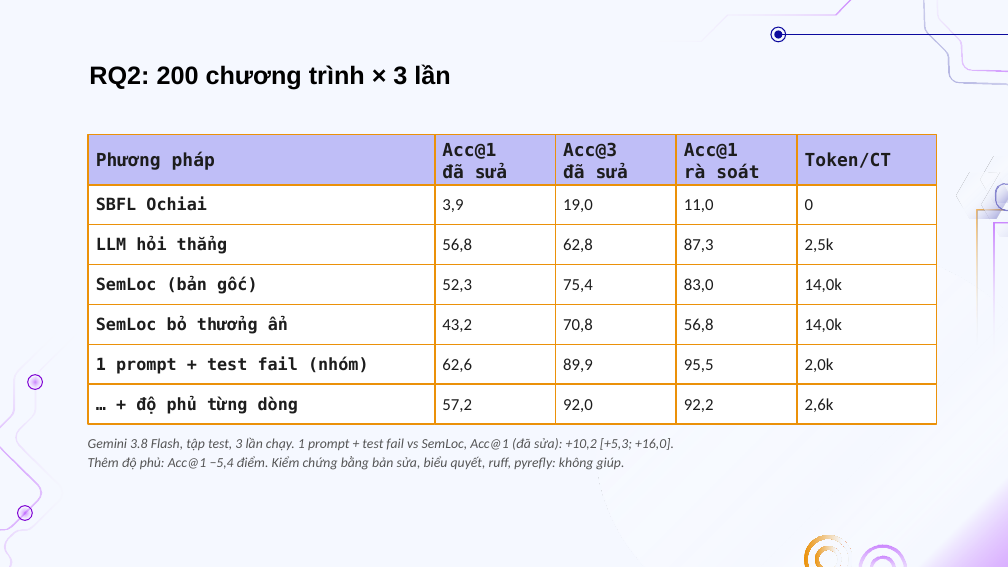
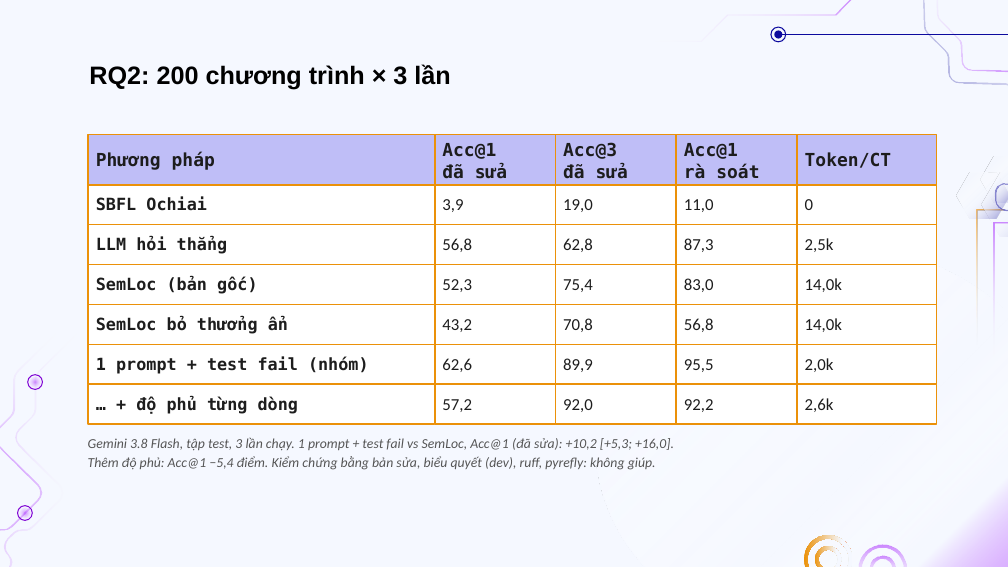
Before and after one commit to doanan293/grounded-or-guessed, a slide deck: slide 5 of docs/presentation/bao-cao-lan-2.pptx. Drawn at 1008x567 pixels with LibreOffice and Linux fonts; fonts in the diff are those of the drawing; background and template pictures are left out. Boxes give left, top, right and bottom in pixels: in the first picture for what was removed or moved away, otherwise in the second. Text is boxed around its words. In the diff, an @@ line names an element or a change of style, - is before the commit and + after.

```diff
--- a/docs/presentation/bao-cao-lan-2.pptx
+++ b/docs/presentation/bao-cao-lan-2.pptx
@@ text at bbox=[88, 456, 656, 470]: text changed @@
-Thêm độ phủ: Acc@1 −5,4 điểm. Kiểm chứng bằng bản sửa, biểu quyết, ruff, pyrefly: không giúp.
+Thêm độ phủ: Acc@1 −5,4 điểm. Kiểm chứng bằng bản sửa, biểu quyết (dev), ruff, pyrefly: không giúp.
```
Also in this commit, not shown: 3 other slides changed, 20 other files.
